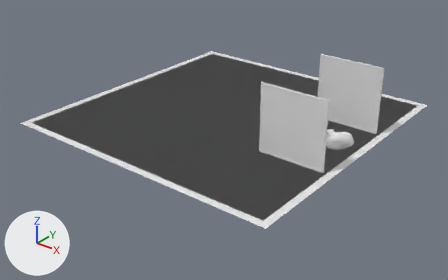
Two versions of the Blender file scenes/demo.blend, one commit apart.
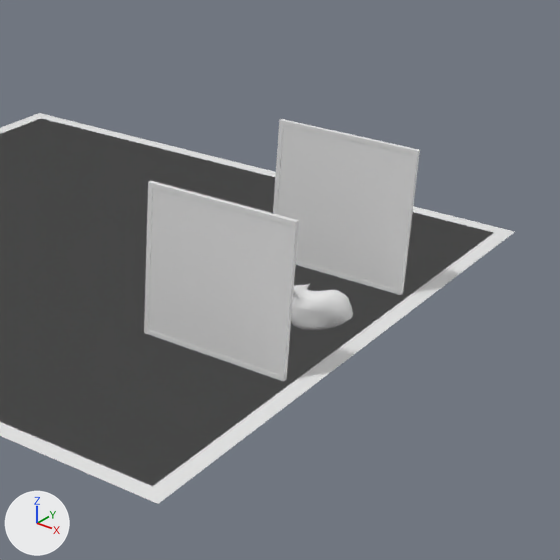
There are two pictures of each version: one whole from a camera (50 mm lens) standing at (14.57, -18.65, 10.26) and looking at (0.39, -0.93, -0.73), one close up on the part from 43% to 100% of the width and 0% to 91% of the height. The lights are fixed; the arrows at lower left show +X, +Y and +Z.

In view in the first close-up: 'Floor', 'Frame0', 'Frame1', 'Portal0', 'Portal1', 'dingus', 'wm0'.
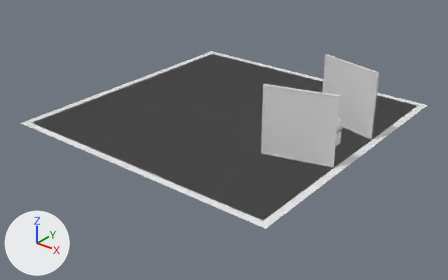
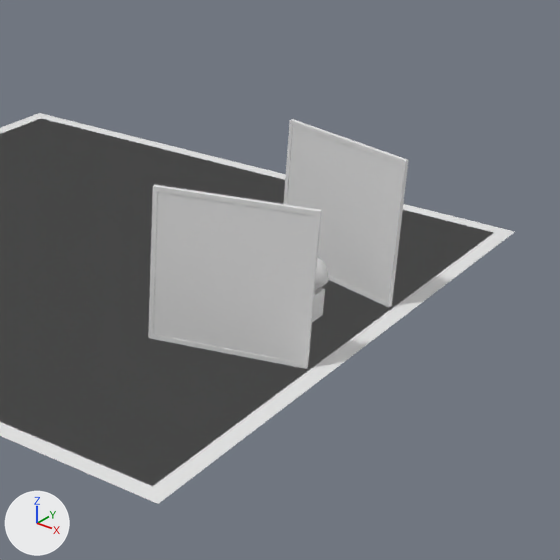
Commit message: fix rotated portals inconsistency

Patch to the scene script:
```diff
--- a/scenes/demo.blend.py
+++ b/scenes/demo.blend.py
@@ me_pedestal @@
+me_pedestal.from_pydata(...)  # a box spanning x -0.4..0.4, y -0.4..0.4, z 0.0..0.5
@@ ob_portal0 @@
 ob_portal0 = bpy.data.objects.new('Portal0', me_portal0)
-ob_portal0.location = (4.5, -2.0, 0.0)
+ob_portal0.location = (4.6, -1.7, 0.0)
+ob_portal0.rotation_euler = (0.0, 0.0, 0.262)  # degrees (0, 0, 15)
@@ ob_portal1 @@
 ob_portal1 = bpy.data.objects.new('Portal1', me_portal1)
-ob_portal1.location = (4.5, 2.0, 0.0)
+ob_portal1.location = (4.6, 1.7, 0.0)
+ob_portal1.rotation_euler = (0.0, 0.0, -0.262)  # degrees (0, 0, -15)
@@ ob_dingus @@
 ob_dingus = bpy.data.objects.new('dingus', me_dingus)
-ob_dingus.location = (4.9, 0.0, 0.0)
+ob_dingus.location = (4.4, 0.0, 0.5)
 ob_dingus.rotation_euler = (0.0, 0.0, 3.927)  # degrees (0, 0, 225)
@@ ob_frame1 @@
 ob_frame1 = bpy.data.objects.new('Frame1', me_frame1)
-ob_frame1.location = (4.5, 2.0, 0.0)
+ob_frame1.location = (4.6, 1.7, 0.0)
+ob_frame1.rotation_euler = (0.0, 0.0, -0.262)  # degrees (0, 0, -15)
@@ ob_frame0 @@
 ob_frame0 = bpy.data.objects.new('Frame0', me_frame0)
-ob_frame0.location = (4.5, -2.0, 0.0)
+ob_frame0.location = (4.6, -1.7, 0.0)
+ob_frame0.rotation_euler = (0.0, 0.0, 0.262)  # degrees (0, 0, 15)
@@ ob_pedestal @@
+ob_pedestal = bpy.data.objects.new('Pedestal', me_pedestal)
+ob_pedestal.location = (4.5, 0.0, 0.0)
```

What differs and where, as boxes [x1, y1, x2, y2] in the close-ups (560 x 560 px):
'Portal0', moved, turned: before [148, 188, 291, 375]; after [153, 192, 315, 363]
'Portal1', moved, turned: before [277, 125, 413, 289]; after [287, 126, 401, 301]
'Frame0', moved, turned: before [144, 181, 299, 381]; after [148, 185, 322, 369]
'Frame1', moved, turned: before [273, 119, 420, 295]; after [283, 119, 408, 307]
'dingus', moved: before [291, 283, 353, 330]; after [315, 258, 329, 290]
'Pedestal', added: after [312, 287, 325, 322]
